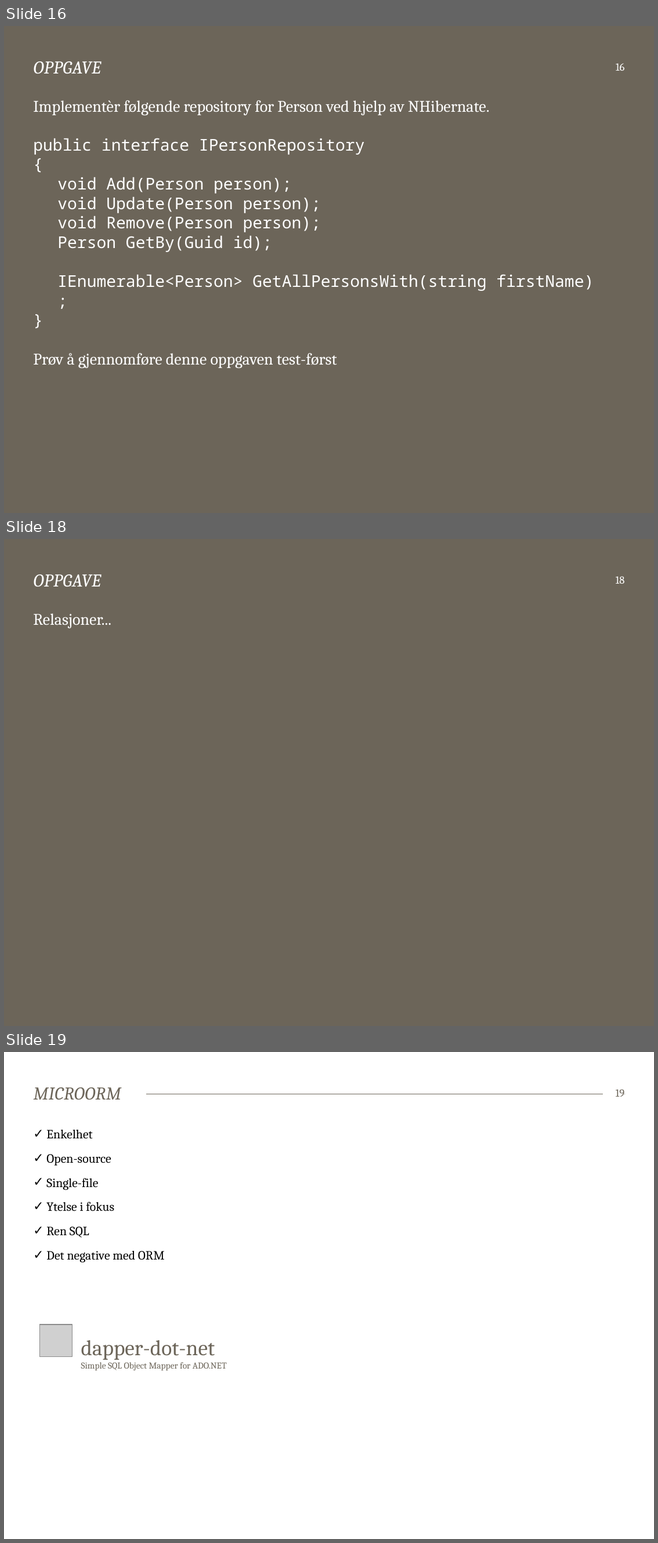
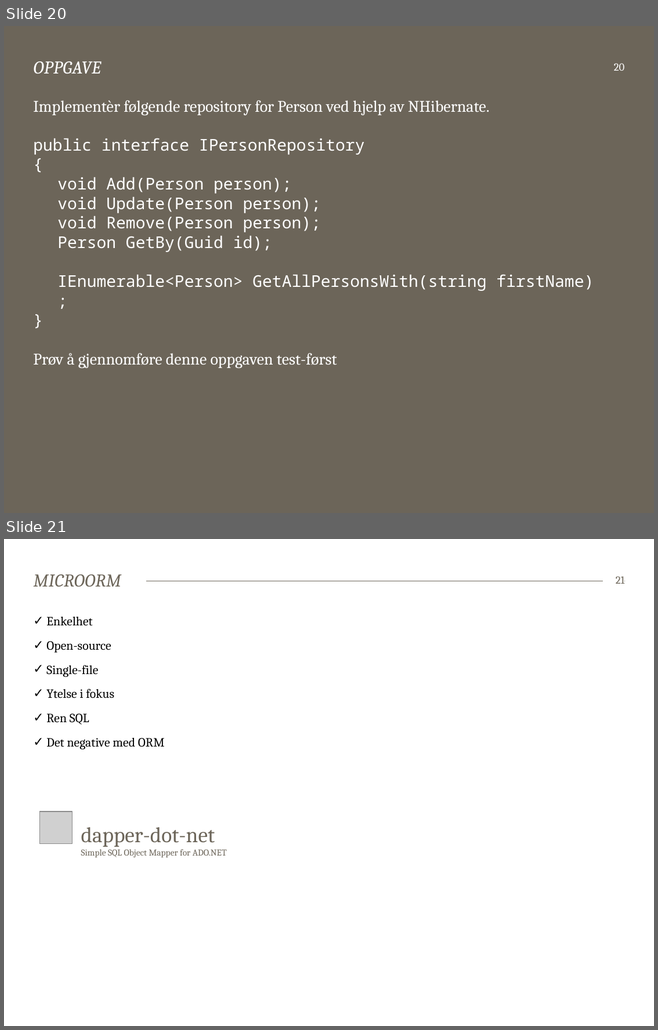
Before and after one commit to bekk/dotnetkurs, a slide deck: persistingData/persistingData.pptx. Shown one above the other, each under a label of ours: slides 16, 18 and 19 before the commit, slides 20 and 21 after it; the slides between them are not shown. The pictures are 658x1543 and 658x1030 pixels, drawn with LibreOffice and Linux fonts; fonts in the diff are those of the drawing; grey boxes stand for pictures. Boxes give left, top, right and bottom in pixels: in the first picture for what was removed or moved away, otherwise in the second. Text is boxed around its words. In the diff, an @@ line names an element or a change of style, - is before the commit and + after.

```diff
--- a/persistingData/persistingData.pptx
+++ b/persistingData/persistingData.pptx
@@ slide 18 removed at bbox=[4, 539, 654, 1026], background #6C6559; not listed: 1 template element that a slide beside it also shows @@
@@ title removed at bbox=[34, 574, 101, 587] @@
-OPPGAVE
@@ page number removed at bbox=[615, 576, 625, 584] @@
-18
@@ text removed at bbox=[33, 613, 111, 628] @@
-Relasjoner...
@@ what was slide 16 is now slide 20 @@
@@ page number at bbox=[614, 63, 624, 71]: text changed @@
-16
+20
@@ what was slide 19 is now slide 21 @@
@@ page number at bbox=[615, 576, 625, 584]: text changed @@
-19
+21
```
Also in this commit, not shown: 4 slides changed, 4 slides added, 1 other slide removed, 16 other files.
